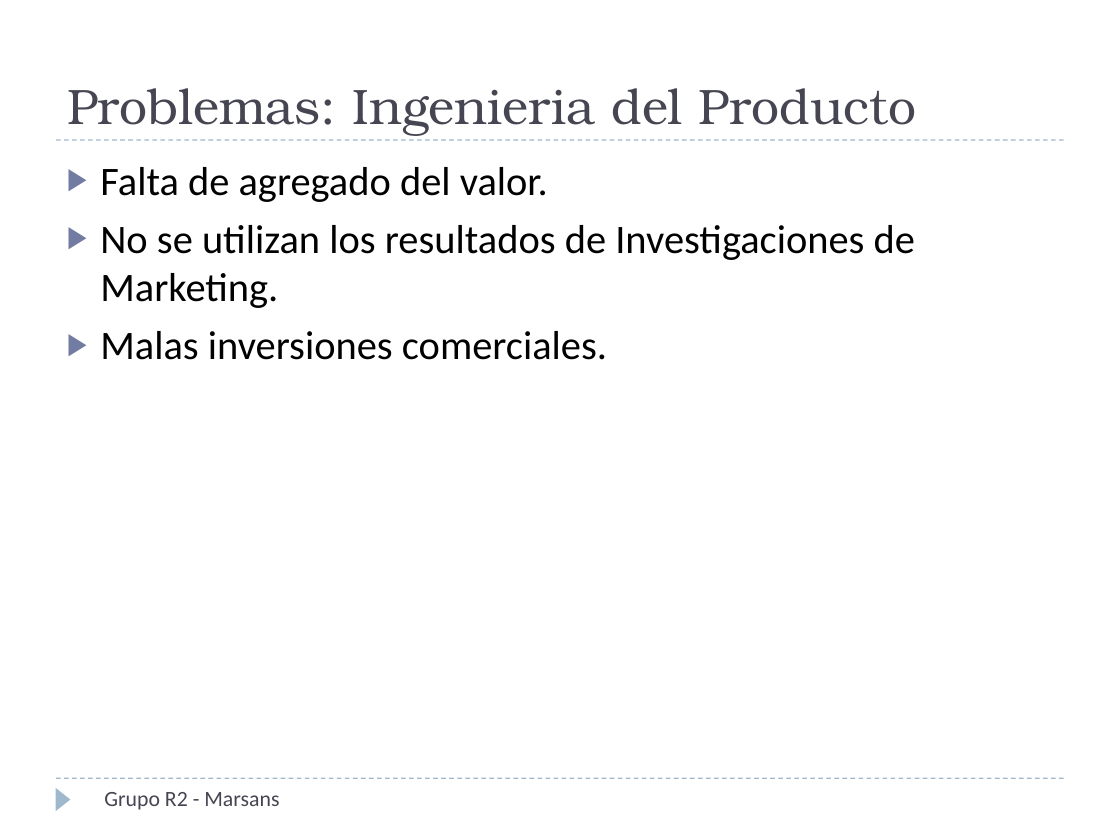
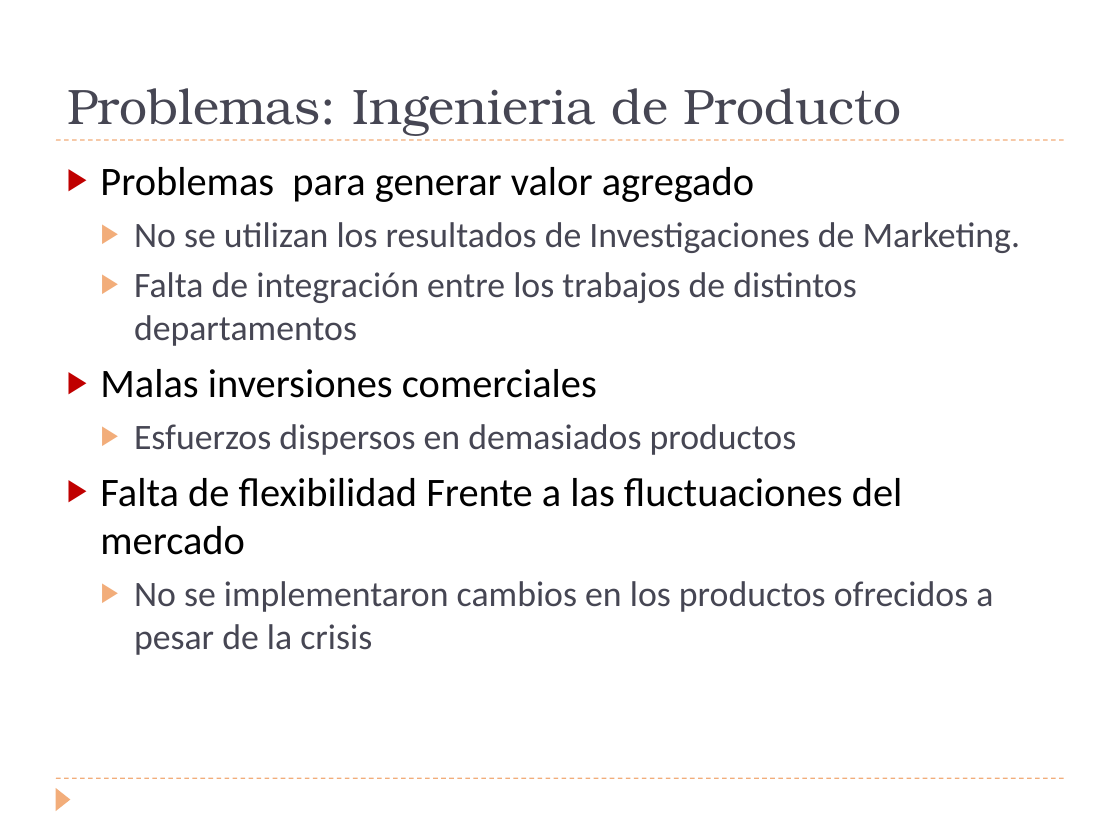
Before and after one commit to invernizzie/fiuba-grupoestrucorga, a slide deck: slide 5 of Trabajo Practico/Presentacion/Presentación1.ppt. Drawn at 1120x840 pixels with LibreOffice and Linux fonts; fonts in the diff are those of the drawing. Boxes give left, top, right and bottom in pixels: in the first picture for what was removed or moved away, otherwise in the second. Text is boxed around its words. In the diff, an @@ line names an element or a change of style, - is before the commit and + after.

```diff
--- a/Trabajo Practico/Presentacion/Presentación1.ppt
+++ b/Trabajo Practico/Presentacion/Presentación1.ppt
@@ title at (67, 88, 901, 136): text changed @@
-Problemas: Ingenieria del Producto
+Problemas: Ingenieria de Producto
@@ line (56, 140) - (1064, 140): stroke #9FB8CD 0.74 pt dashed to #F2AD7A 0.74 pt dashed @@
@@ text at (100, 167, 754, 202): text changed @@
-▶ Falta de agregado del valor.
+▶ Problemas para generar valor agregado
@@ text at (134, 222, 1021, 253): size 26 to 23 pt, text colour #000000 to #464653 in "No se utilizan los resultados de Investigaciones ..."; list level 1 to 2 in "No se utilizan los resultados ..."; bullet colour #727CA3 to #F2AD7A @@
@@ text at (100, 272, 993, 655): text changed; size 26 to 23 pt; text colour #000000 to #464653 @@
-▶ Malas inversiones comerciales.
+  ▶ Falta de integración entre los trabajos de distintos departamentos
+▶ Malas inversiones comerciales
+  ▶ Esfuerzos dispersos en demasiados productos
+▶ Falta de flexibilidad Frente a las fluctuaciones del mercado
+  ▶ No se implementaron cambios en los productos ofrecidos a pesar de la crisis
@@ line (56, 778) - (1064, 778): stroke #9FB8CD 0.74 pt dashed to #F2AD7A 0.74 pt dashed @@
@@ triangle at (56, 787, 71, 811): fill #9FB8CD to #F2AD7A @@
@@ text removed at (104, 792, 279, 810) @@
-Grupo R2 - Marsans
```
Also in this commit, not shown: 4 other slides changed, 6 slides added, 8 slides removed, 3 other files.
